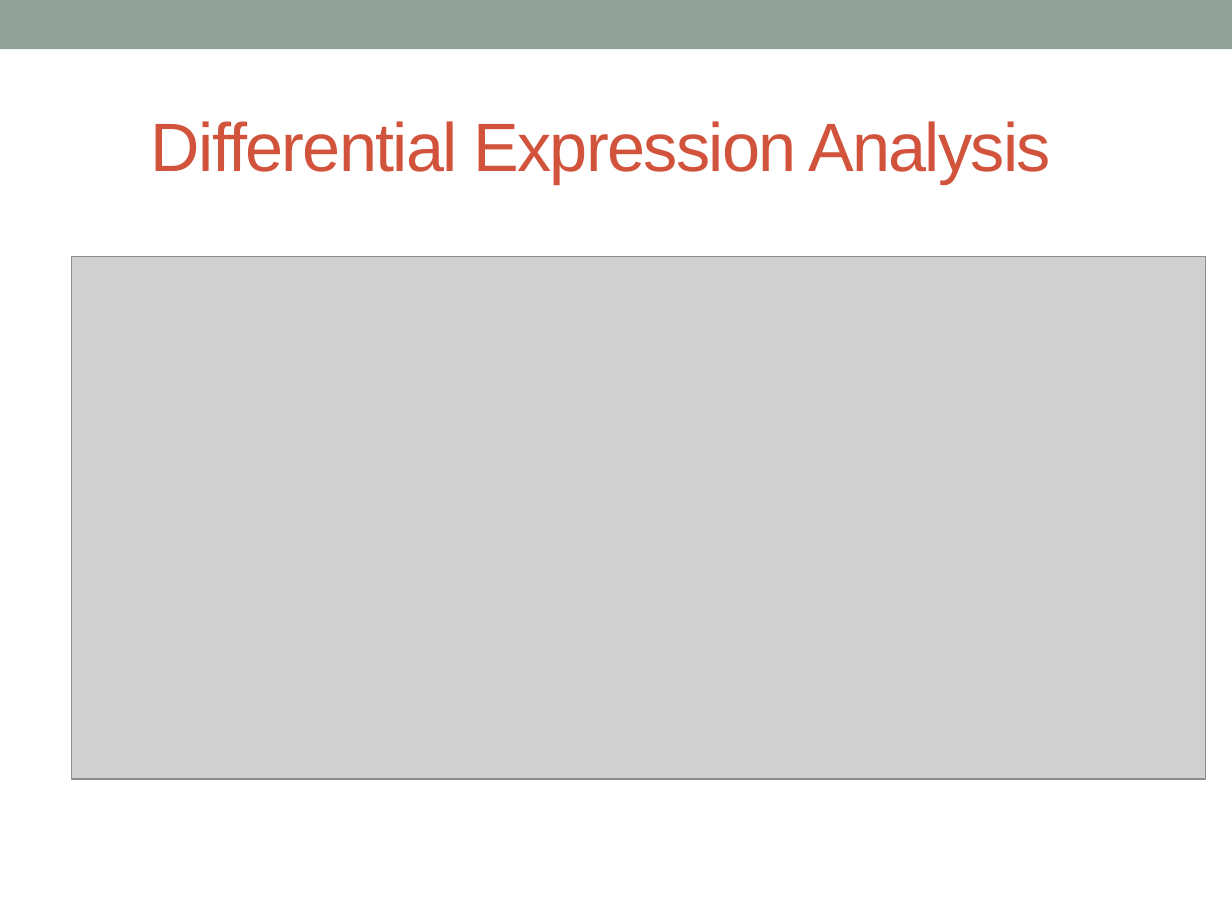
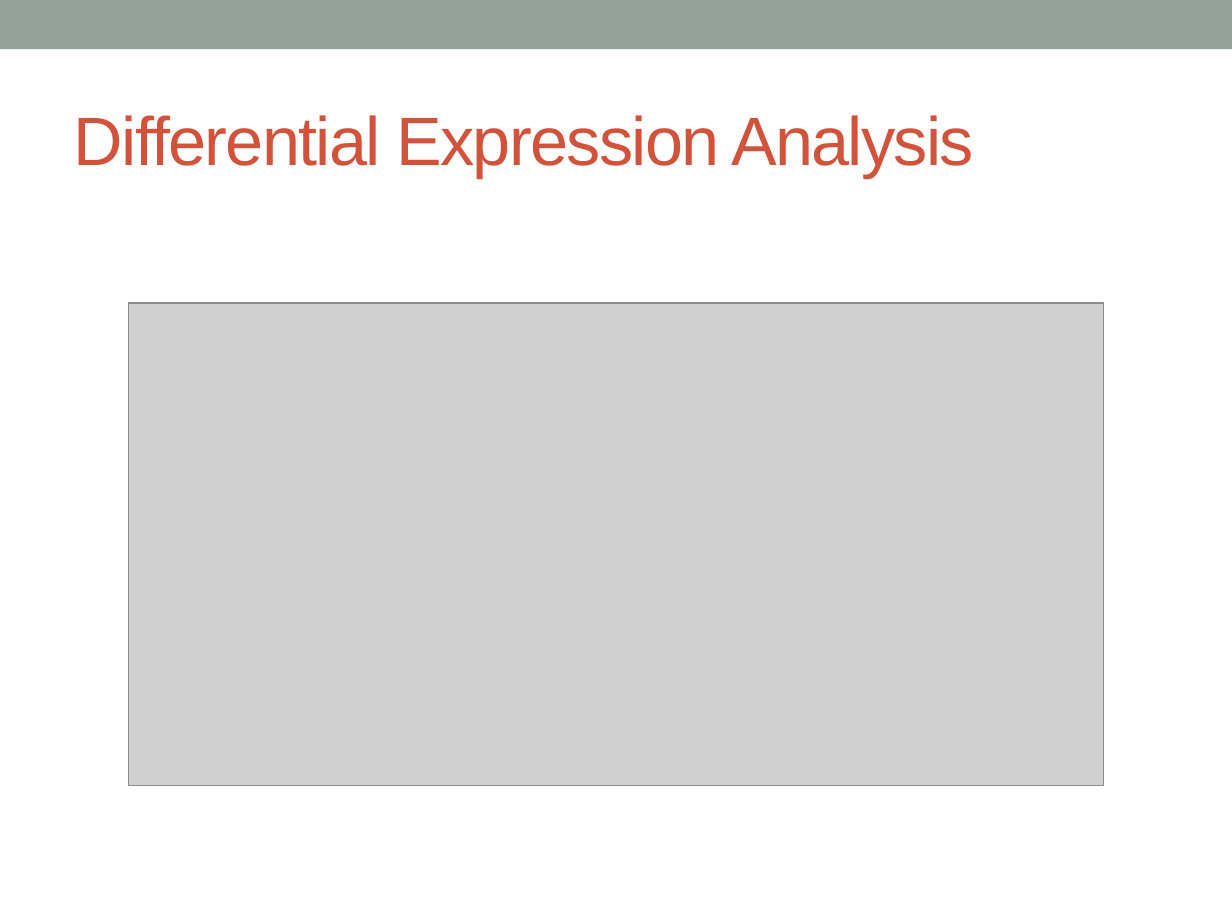
Before and after one commit to katholan/BCB546X-Spring2017_Valerin_final_project, a slide deck: slide 16 of asparagus.pptx. Drawn at 1232x924 pixels with LibreOffice and Linux fonts; fonts in the diff are those of the drawing; grey boxes stand for pictures. Boxes give left, top, right and bottom in pixels: in the first picture for what was removed or moved away, otherwise in the second. Text is boxed around its words. In the diff, an @@ line names an element or a change of style, - is before the commit and + after.

```diff
--- a/asparagus.pptx
+++ b/asparagus.pptx
@@ title "Differential Expression Analysis": place and size @@
-title "Differential Expression Analysis" at (151,121,1051,183)
+title "Differential Expression Analysis" at (74,115,974,178)
@@ picture: place and size @@
-picture at (71,256,1206,779)
+picture at (128,303,1103,785)
```
Also in this commit, not shown: 15 other slides changed, 4 slides added, 1 slide removed.
